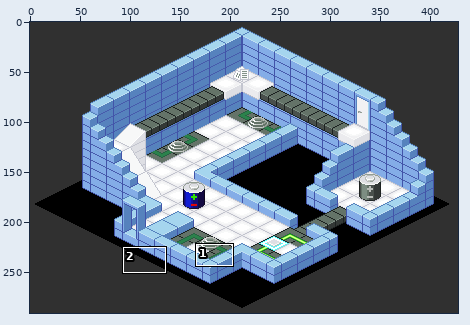
Sprite sheet -- trunk/images/levelshots/10-2.png. The picture above shows the old version from afar; the outline marks the close-up.
Close-up. As it was:
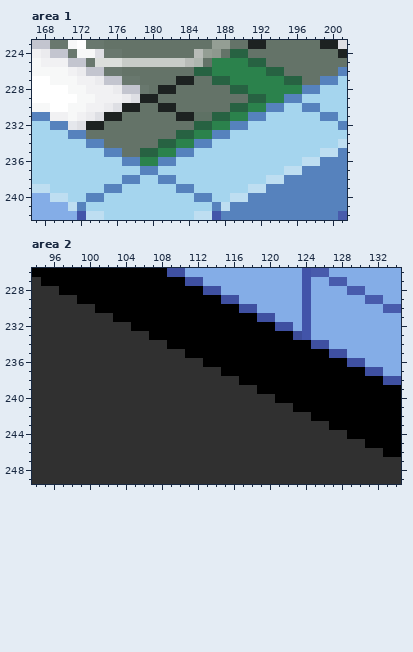
The file is 428x291 pixels. Colours within 5 levels of each other are drawn and written as one. Shown: area 1: x 167..201, y 223..242; area 2: x 94..134, y 226..249. The commit also changed other parts of the picture, which this record leaves out.
The result:
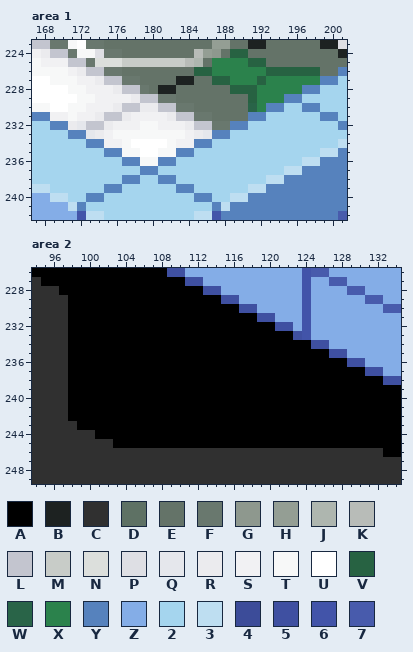
Palette (. is transparent): A #000000  B #1d2221  C #303030  D #5e7164  E #647368  F #69786e  G #8e988e  H #949e94  J #aeb6af  K #b8bcb8  L #c3c5cf  M #c8ccc8  N #dcdfdc  P #dedfe4  Q #e5e7ec  R #ebebee  S #f1f1f3  T #f7f8f8  U #ffffff  V #276242  W #296448  X #2b824c  Y #5682bd  Z #84ade7  2 #a5d5ee  3 #bedef1  4 #3c4c99  5 #3f50a1  6 #4254a9  7 #485bac
Change:
{"where": "area 1"}
{"y":226,"x":195,"old":"EEEE","new":"VVVV"}
{"y":227,"x":192,"old":"X","new":"V"}
{"y":227,"x":195,"old":"VVEE","new":"XXXX"}
{"y":228,"x":191,"old":"X","new":"V"}
{"y":229,"x":177,"old":"RPBBEE","new":"SRLLFF"}
{"y":229,"x":192,"old":"V","new":"X"}
{"y":230,"x":175,"old":"RPBBEEBBEE","new":"SRLLRRLLFF"}
{"y":230,"x":189,"old":"VVX","new":"EEW"}
{"y":231,"x":173,"old":"RPBBEEEEEEBBDDVVXX","new":"SRLLRSSSSRLLFFEEEE"}
{"y":232,"x":171,"old":"QPBBEEEEEEEEEEVVXX","new":"RQLLRSSSTTSSSRLLFF"}
{"y":233,"x":173,"old":"EEEEEEEEEEVVXX","new":"QRSTTTTTTTTSRQ"}
{"y":234,"x":175,"old":"EEEEEEVVXX","new":"SSTUUUUTSS"}
{"y":235,"x":177,"old":"EEVVXX","new":"TTUUTT"}
{"y":236,"x":179,"old":"XX","new":"TT"}
{"where": "area 2"}
{"y":229,"x":98,"old":"C","new":"A"}
{"y":230,"x":98,"old":"CCC","new":"AAA"}
{"y":231,"x":98,"old":"CCCCC","new":"AAAAA"}
{"y":232,"x":98,"old":"CCCCCCC","new":"AAAAAAA"}
{"y":233,"x":98,"old":"CCCCCCCCC","new":"AAAAAAAAA"}
{"y":233,"x":123,"old":"4","new":"5"}
{"y":234,"x":98,"old":"CCCCCCCCCCC","new":"AAAAAAAAAAA"}
{"y":235,"x":98,"old":"CCCCCCCCCCCCC","new":"AAAAAAAAAAAAA"}
{"y":236,"x":98,"old":"CCCCCCCCCCCCCCC","new":"AAAAAAAAAAAAAAA"}
{"y":237,"x":98,"old":"CCCCCCCCCCCCCCCCC","new":"AAAAAAAAAAAAAAAAA"}
{"y":238,"x":98,"old":"CCCCCCCCCCCCCCCCCCC","new":"AAAAAAAAAAAAAAAAAAA"}
{"y":239,"x":98,"old":"CCCCCCCCCCCCCCCCCCCCC","new":"AAAAAAAAAAAAAAAAAAAAA"}
{"y":240,"x":98,"old":"CCCCCCCCCCCCCCCCCCCCCCC","new":"AAAAAAAAAAAAAAAAAAAAAAA"}
{"y":241,"x":98,"old":"CCCCCCCCCCCCCCCCCCCCCCCCC","new":"AAAAAAAAAAAAAAAAAAAAAAAAA"}
{"y":242,"x":98,"old":"CCCCCCCCCCCCCCCCCCCCCCCCCCC","new":"AAAAAAAAAAAAAAAAAAAAAAAAAAA"}
{"y":243,"x":99,"old":"CCCCCCCCCCCCCCCCCCCCCCCCCCCC","new":"AAAAAAAAAAAAAAAAAAAAAAAAAAAA"}
{"y":244,"x":101,"old":"CCCCCCCCCCCCCCCCCCCCCCCCCCCC","new":"AAAAAAAAAAAAAAAAAAAAAAAAAAAA"}
{"y":245,"x":103,"old":"CCCCCCCCCCCCCCCCCCCCCCCCCCCC","new":"AAAAAAAAAAAAAAAAAAAAAAAAAAAA"}
{"label":"changed","picture_box":[68,67,320,166]}
{"label":"changed","picture_box":[68,295,365,448]}
